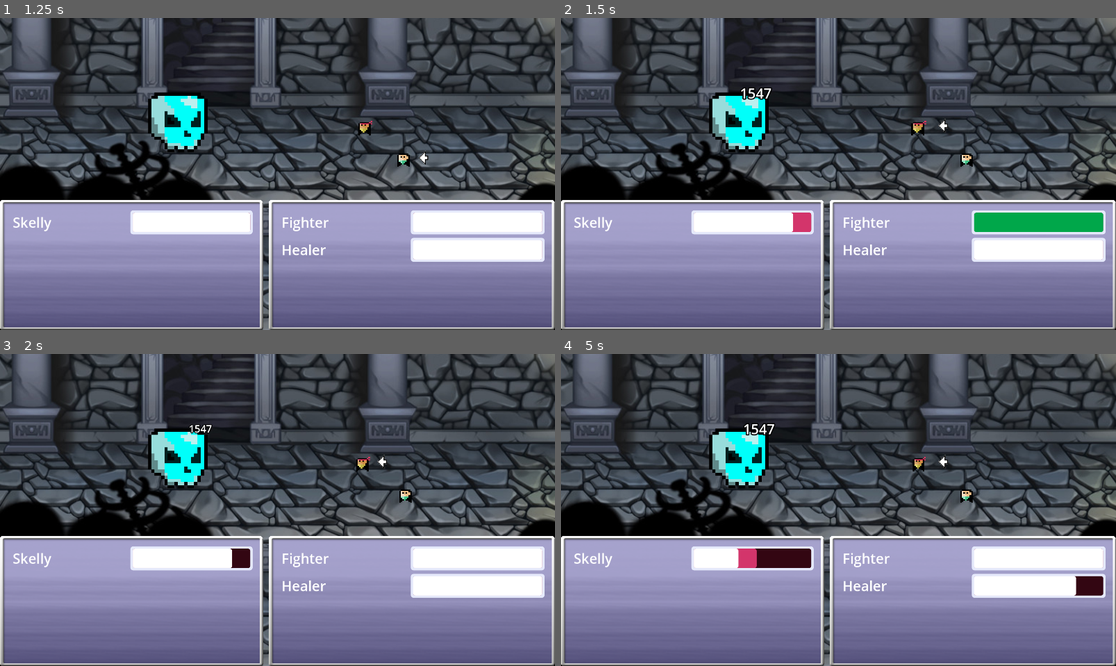
Above: before the commit, frames 1-4 (two rows, left to right).
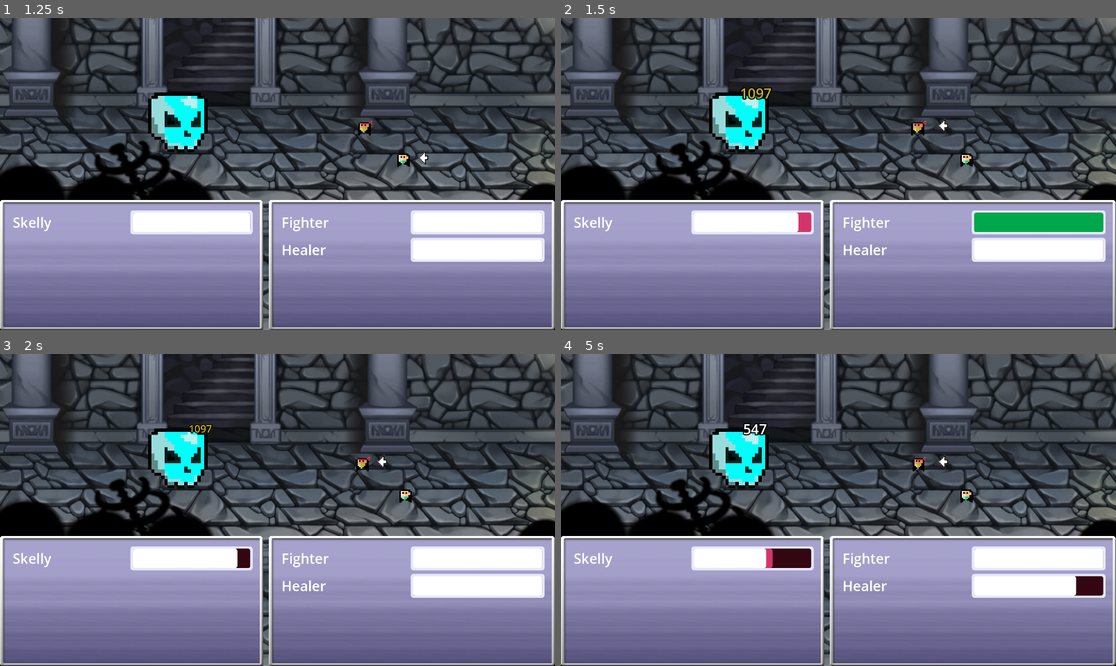
Above: after the commit, the same moments.

Repository: Tjwever/unlikely-pair
Game: Godot game, scene res://Scenes/MainScene.tscn
Two runs of this game, one before a commit and one after it. Both use one fixed random seed, a clock stepped at 60 frames per second and the inputs below.
Inputs (mouse positions are in pixels of both pictures, inside the frame that each line leads up to):
- Up to frame 1 (1.25 s): tap Enter at 0.5 s; move the mouse to (399, 158) at 0.52 s; hold W (select_up) from 0.53 s (still down); click (399, 158) at 0.6 s
- Up to frame 2 (1.5 s): move the mouse to (727, 189) at 1.27 s; release W (select_up) at 1.28 s; hold S (select_down) from 1.28 s (still down); click (727, 189) at 1.35 s
- Up to frame 3 (2 s): keep holding S (select_down)
- Up to frame 4 (5 s): move the mouse to (894, 441) at 2.02 s; release S (select_down) at 2.03 s; hold T (test) 2.03-2.78 s; hold W (select_up) 2.03-3.53 s; click (894, 441) at 2.3 s; move the mouse to (810, 572) at 2.77 s; click (810, 572) at 2.85 s; move the mouse to (1005, 556) at 3.52 s; hold S (select_down) from 3.53 s (still down); click (1005, 556) at 3.6 s; move the mouse to (672, 463) at 4.27 s; tap T (test) at 4.35 s; click (672, 463) at 4.55 s

Frame 1 is identical in both runs. In frame 2, 0.2% of the frame differs, in the area x 32-43%, y 22-69%; in frame 3, 0.1%; in frame 4, 0.5%, in the area x 31-39%, y 22-69%.

Commit message:
added critical hit functionality for fighter

Diff:
--- a/Characters/Allies/Fighter.gd
+++ b/Characters/Allies/Fighter.gd
@@ -16,9 +16,11 @@
 var max_health := 400
 var current_health := 400
 var defense := 3
-var attack_damge := 1550
+var attack_damge := 550
+var critical_hit_rate: int = 60
 var speed := 9.0
 var isDead: bool = false
+var is_critical_hit: bool = false
 
 var speed_calculation: float = float(BASE_WAIT_TIME / float(speed / 10.0))
 
@@ -33,7 +35,12 @@
 	#print("Fighter attack wait time set to: ", timer.wait_time)
 
 func calculate_damage(atk_damage, enemy_defense):
-	return max(0, atk_damage - enemy_defense)
+	is_critical_hit = (randi() % 100) < critical_hit_rate
+	var final_damage = atk_damage
+	if is_critical_hit:
+		final_damage *= 2
+
+	return max(0, final_damage - enemy_defense)
 
 func attack():
 	if enemy.current_health != 0:
@@ -41,7 +48,9 @@
 		await get_tree().create_timer(0.32).timeout
 		var damage_dealt = calculate_damage(attack_damge, enemy.defense)
 		print('Fighter deals ', damage_dealt)
-		enemy.take_damage(damage_dealt)
+		enemy.take_damage(damage_dealt, is_critical_hit)
+		#enemy.take_damage(damage_dealt)
+		is_critical_hit = false
 	else:
 		timer.stop()
 
--- a/Characters/Enemies/Skelly.gd
+++ b/Characters/Enemies/Skelly.gd
@@ -61,10 +61,10 @@
 		#print('Enemy deals ', damage_dealt)
 		target.take_damage(damage_dealt)
 
-func take_damage(damage):
+func take_damage(damage, is_critical_hit):
 	current_health -= damage
 	#maybe add if it's critical in here somewhere, replace 'false' if is_critical value
-	DamageNumbers.display_number(damage, damage_numbers_origin.global_position, false)
+	DamageNumbers.display_number(damage, damage_numbers_origin.global_position, is_critical_hit)
 	emit_signal("update_enemy_health", current_health)
 
 	if current_health < 0:
--- a/Scripts/DamageNumbers.gd
+++ b/Scripts/DamageNumbers.gd
@@ -9,7 +9,8 @@
 
 	var color = "#FFF"
 	if is_critical:
-		color = "#B22"
+		color = "#CCB023"
+		#color = "#B22"
 	if value == 0:
 		color = "#FFF8"
 
